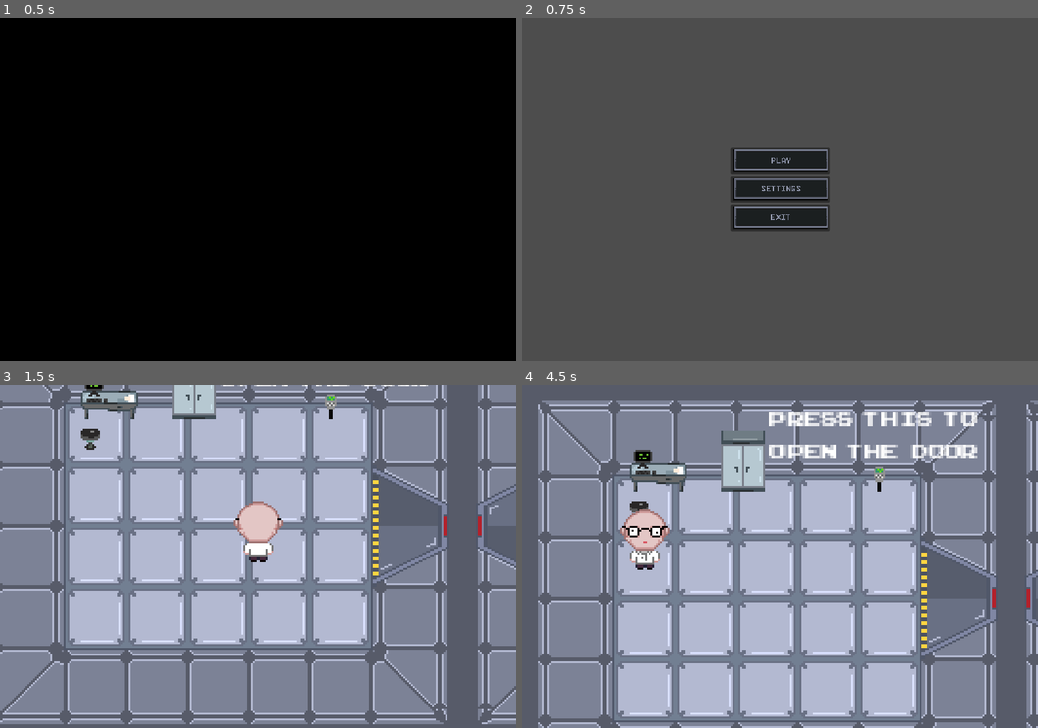
Above: before the commit, frames 1-4 (two rows, left to right).
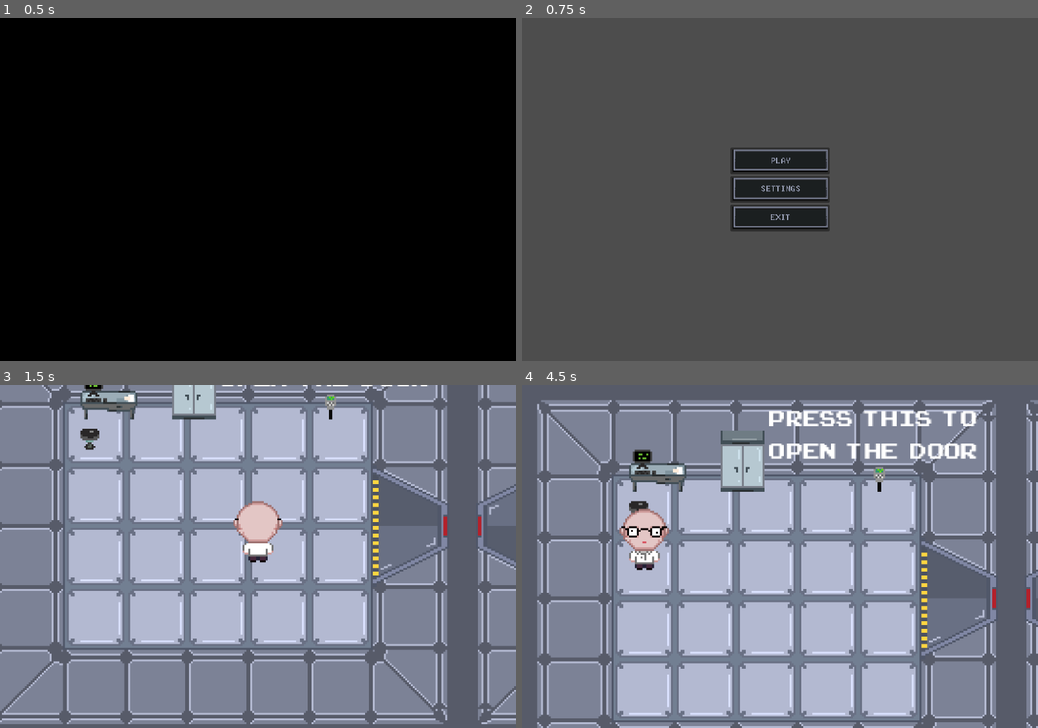
Above: after the commit, the same moments.

Repository: Pi-pol/Tachyon-race
Game: Godot game, scene res://Scenes/title.tscn
Two runs of this game, one before a commit and one after it. Both use one fixed random seed, a clock stepped at 60 frames per second and the inputs below.
Inputs (mouse positions are in pixels of both pictures, inside the frame that each line leads up to):
- Up to frame 1 (0.5 s): no input
- Up to frame 2 (0.75 s): tap Enter at 0.5 s; move the mouse to (754, 258) at 0.52 s; hold Up (ui_up) from 0.53 s (still down); click (754, 258) at 0.67 s
- Up to frame 3 (1.5 s): release Up (ui_up) at 1.25 s; click (258, 529) at 1.25 s
- Up to frame 4 (4.5 s): tap Space at 2 s; move the mouse to (934, 607) at 2.02 s; hold Up (ui_up) 2.03-2.78 s; move the mouse to (625, 505) at 2.77 s; hold Left (ui_left) 2.78-4.28 s; move the mouse to (805, 556) at 3.52 s; click (805, 556) at 3.67 s; move the mouse to (702, 470) at 4.27 s; hold Down (ui_down) from 4.28 s (still down)

Frame 1 is identical in both runs. In frame 2, 0.4% of the frame differs, in the area x 41-60%, y 38-62%; in frame 3, 4.5%; in frame 4, 5.8%, in the area x 2-100%, y 4-100%.

Commit message:
settings implementation

Diff:
--- a/Scripts/Title.gd
+++ b/Scripts/Title.gd
@@ -3,8 +3,29 @@
 
 # Called when the node enters the scene tree for the first time.
 @onready var animation_intro = $AnimationPlayer
+var settings_file = "settings.json"
+var whole_settings = {"fullscreen": false, "volume": 1, "resolution": 0}
 
 func _ready():
+	var json_as_text = FileAccess.get_file_as_string(settings_file)
+	if json_as_text:
+		whole_settings = JSON.parse_string(json_as_text)
+
+	if whole_settings["resolution"] == 0:
+		get_window().size = Vector2i(1280,720)
+	elif whole_settings["resolution"] == 1:
+		get_window().size = Vector2i(1600,900)
+	elif whole_settings["resolution"] == 2:
+		get_window().size = Vector2i(1920,1080)
+
+	if whole_settings["fullscreen"] == true:
+		DisplayServer.window_set_mode(DisplayServer.WINDOW_MODE_FULLSCREEN)
+	else:
+		DisplayServer.window_set_mode(DisplayServer.WINDOW_MODE_WINDOWED)
+	var volume = linear_to_db(whole_settings["volume"])
+	AudioServer.set_bus_volume_db(0, whole_settings["volume"])
+	AudioServer.set_bus_mute(0, whole_settings["volume"] < 0.05)
+
 	animation_intro.play("Fade_in")
 	get_tree().create_timer(3).timeout.connect(fade_out)
 
--- a/Scripts/settingsMenu.gd
+++ b/Scripts/settingsMenu.gd
@@ -5,6 +5,7 @@
 
 var settings_file = "settings.json"
 var whole_settings = {"fullscreen": false, "volume": 1, "resolution": 0}
+
 
 
 func add_items():
--- a/settings.json
+++ b/settings.json
@@ -1 +1 @@
-{"fullscreen":true,"resolution":2,"volume":0.5}
+{"fullscreen":true,"resolution":2,"volume":1}
